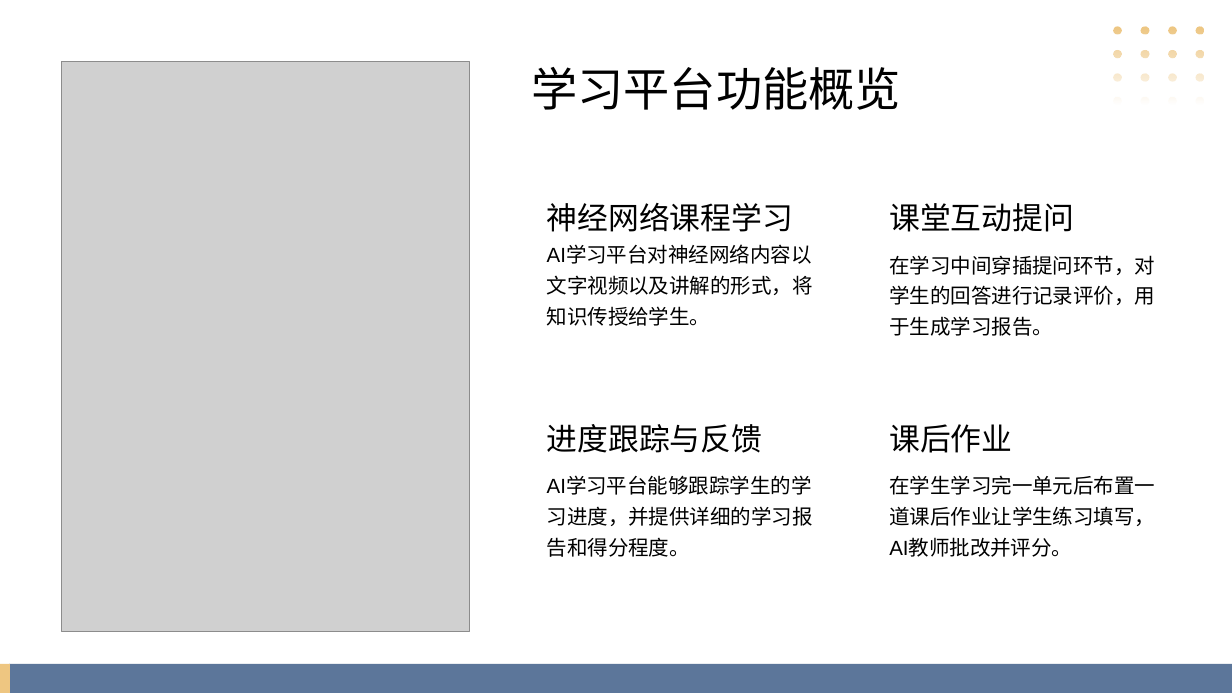
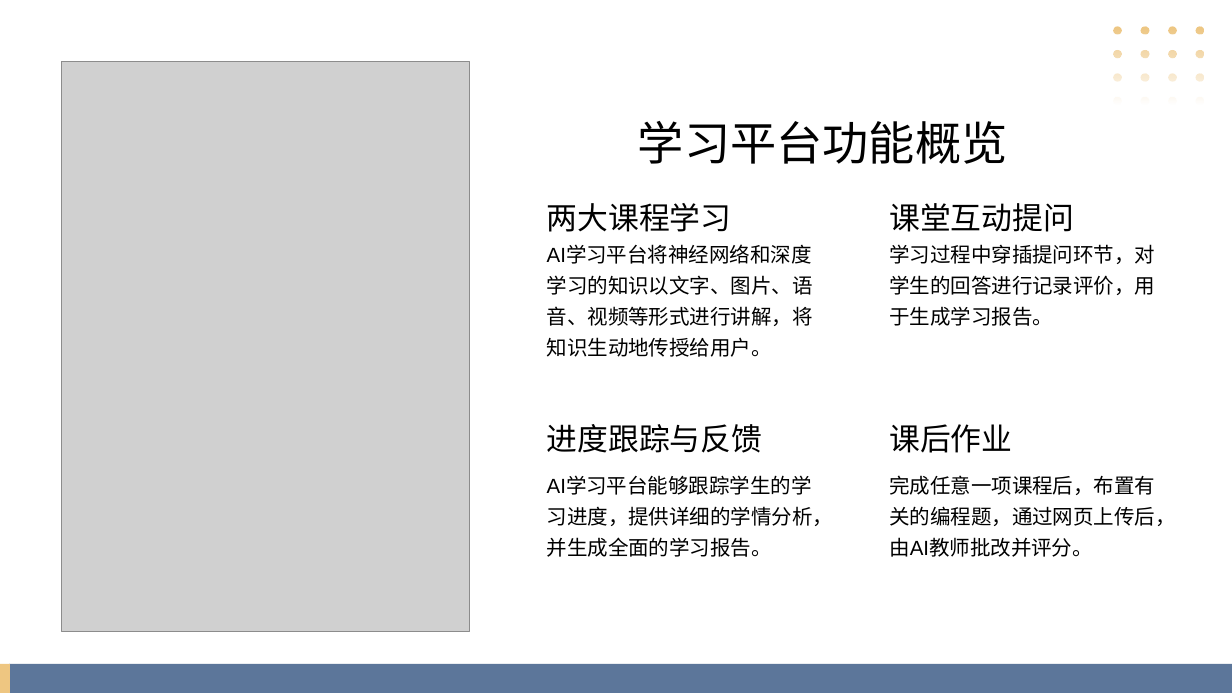
Before and after one commit to xiangsurener/zhengjingxuexipingtai, a slide deck: slide 4 of PPT/AI学习平台项目介绍.pptx. Drawn at 1232x693 pixels with LibreOffice and Linux fonts; fonts in the diff are those of the drawing; grey boxes stand for pictures. Boxes give left, top, right and bottom in pixels: in the first picture for what was removed or moved away, otherwise in the second. Text is boxed around its words. In the diff, an @@ line names an element or a change of style, - is before the commit and + after.

```diff
--- a/PPT/AI学习平台项目介绍.pptx
+++ b/PPT/AI学习平台项目介绍.pptx
@@ title "学习平台功能概览": place and size @@
-title "学习平台功能概览" at (531, 67, 901, 110)
+title "学习平台功能概览" at (638, 121, 1008, 164)
@@ text at (547, 203, 732, 232): text changed @@
-神经网络课程学习
+两大课程学习
@@ text at (889, 244, 1155, 326): text changed @@
-在学习中间穿插提问环节，对学生的回答进行记录评价，用于生成学习报告。
+学习过程中穿插提问环节，对学生的回答进行记录评价，用于生成学习报告。
@@ text at (547, 275, 813, 357): text changed @@
-AI学习平台对神经网络内容以文字视频以及讲解的形式，将知识传授给学生。
+AI学习平台将神经网络和深度学习的知识以文字、图片、语音、视频等形式进行讲解，将知识生动地传授给用户。
@@ text at (889, 475, 1175, 557): text changed @@
-在学生学习完一单元后布置一道课后作业让学生练习填写，AI教师批改并评分。
+完成任意一项课程后，布置有关的编程题，通过网页上传后，由AI教师批改并评分。
@@ text at (547, 506, 833, 557): text changed @@
-AI学习平台能够跟踪学生的学习进度，并提供详细的学习报告和得分程度。
+AI学习平台能够跟踪学生的学习进度，提供详细的学情分析，并生成全面的学习报告。
```
Also in this commit, not shown: 11 other slides changed.
